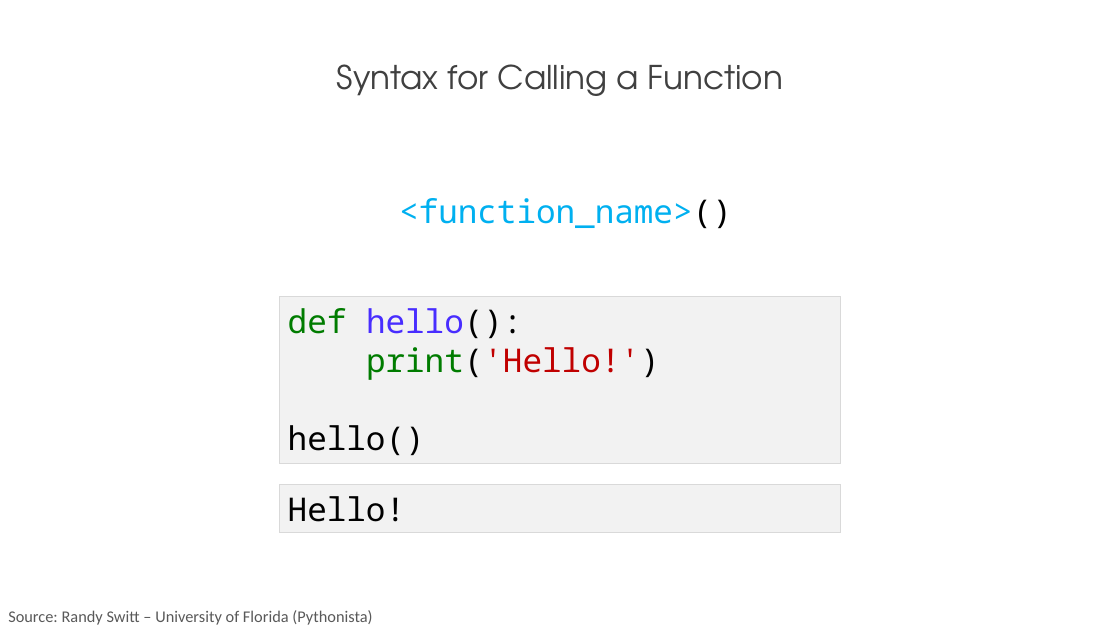
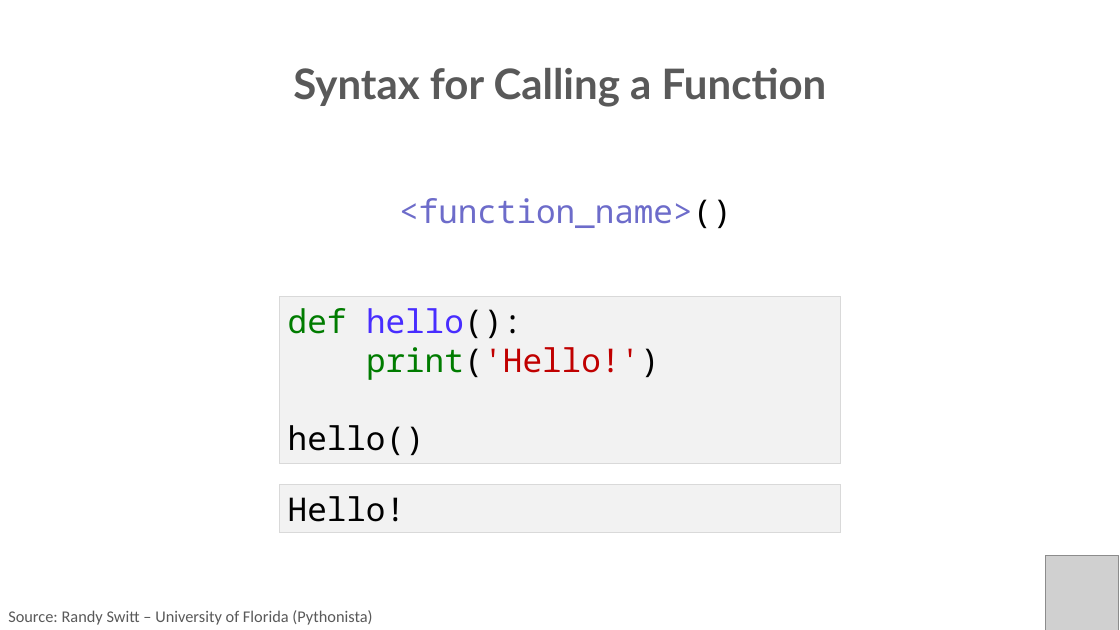
Before and after one commit to PracticumAI/python, a slide deck: slide 7 of presentations/03_functions.pptx. Drawn at 1120x630 pixels with LibreOffice and Linux fonts; fonts in the diff are those of the drawing; grey boxes stand for pictures. Boxes give left, top, right and bottom in pixels: in the first picture for what was removed or moved away, otherwise in the second. Text is boxed around its words. In the diff, an @@ line names an element or a change of style, - is before the commit and + after.

Commit message:
Updated README w/CITT Canvas content & updated functions.pptx to new visual standard.

```diff
--- a/presentations/03_functions.pptx
+++ b/presentations/03_functions.pptx
@@ text "Syntax for Calling a Function" at (x1=293, y1=68, x2=827, y2=107): size 28 to 36 pt, font TeX Gyre Adventor to Lato, text colour #404040 to #595959, bold on @@
@@ text "<function_name>()" at (x1=399, y1=198, x2=732, y2=229): text colour #00B0F0 to #6D6CCA in "<function_name>()" @@
@@ picture added at (x1=1045, y1=555, x2=1119, y2=630) @@
```
Also in this commit, not shown: 16 other slides changed, 1 other file.
